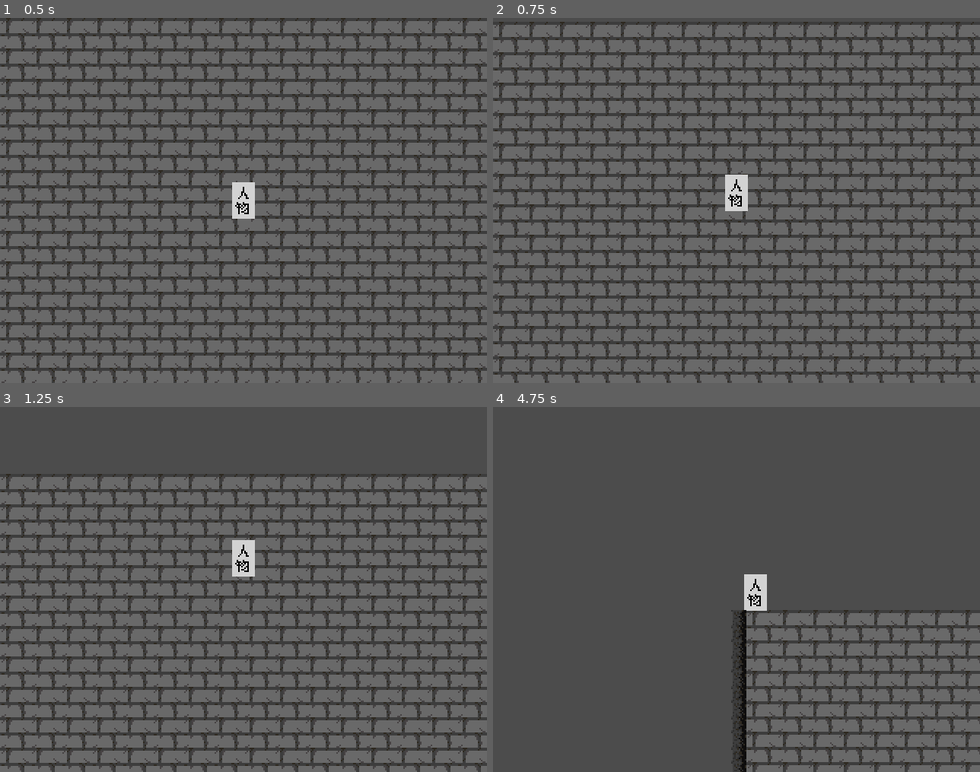
Above: before the commit, frames 1-4 (two rows, left to right).
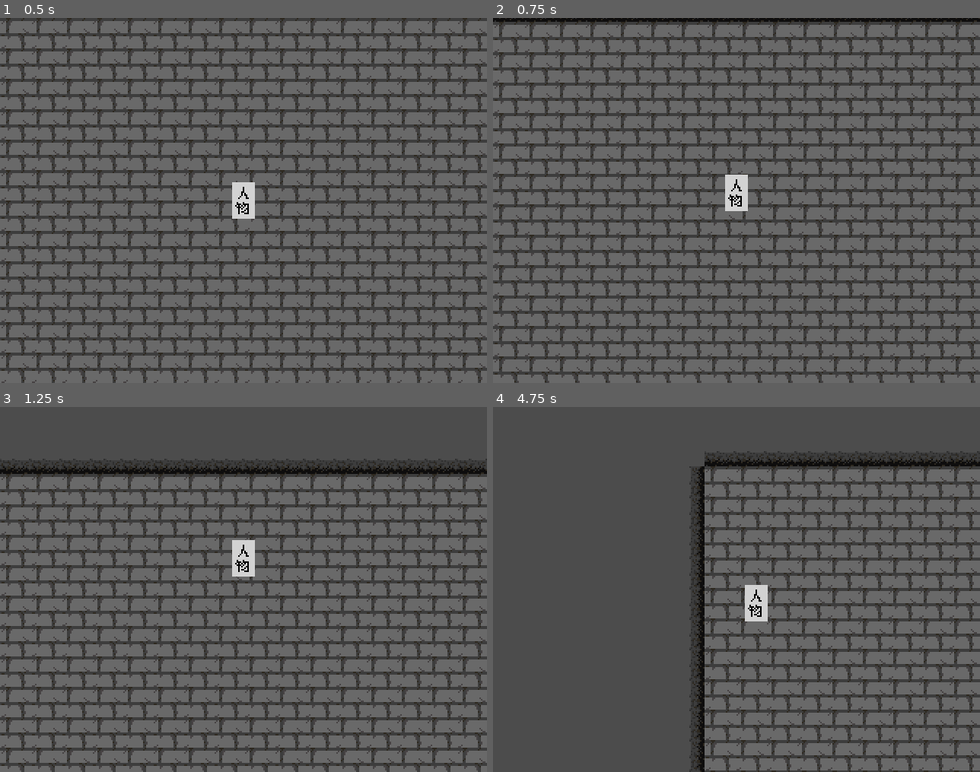
Above: after the commit, the same moments.

Repository: furrylogy/godot-nightedge
Game: Godot game, scene res://test.tscn
The game is run twice, just before and just after one commit, with the same random seed, the same clock (stepped at 60 frames per second) and the same inputs.
Inputs:
- Up to frame 1 (0.5 s): no input
- Up to frame 2 (0.75 s): tap Enter at 0.5 s; hold Up (ui_up) from 0.53 s (still down)
- Up to frame 3 (1.25 s): keep holding Up (ui_up)
- Up to frame 4 (4.75 s): release Up (ui_up) at 2.03 s; hold Left (ui_left) 2.03-3.53 s; hold Down (ui_down) 3.53-4.28 s; hold Right (ui_right) from 4.28 s (still down)

Frame 1 is identical in both runs. In frame 2, 1.0% of the frame differs, in the area x 0-100%, y 0-2%; in frame 3, 2.5%; in frame 4, 33%, in the area x 40-100%, y 12-100%.

Commit message:
test topwall

Diff:
--- a/NightEdge/test.tscn
+++ b/NightEdge/test.tscn
@@ -1,9 +1,12 @@
-[gd_scene load_steps=6 format=2]
+[gd_scene load_steps=7 format=2]
 
 [ext_resource path="res://brick.png" type="Texture" id=1]
 [ext_resource path="res://player/player.tscn" type="PackedScene" id=2]
 [ext_resource path="res://chinabrick.png" type="Texture" id=3]
 [ext_resource path="res://wall.png" type="Texture" id=4]
+
+[sub_resource type="RectangleShape2D" id=2]
+extents = Vector2( 10, 160 )
 
 [sub_resource type="RectangleShape2D" id=1]
 extents = Vector2( 10, 240 )
@@ -26,15 +29,30 @@
 [node name="player" parent="." instance=ExtResource( 2 )]
 position = Vector2( 160, 120 )
 
-[node name="StaticBody2D" type="StaticBody2D" parent="."]
+[node name="StaticBody2D2" type="StaticBody2D" parent="."]
+position = Vector2( 320, 0 )
+rotation = 1.5708
 
-[node name="Wall" type="Sprite" parent="StaticBody2D"]
+[node name="topwall-img" type="Sprite" parent="StaticBody2D2"]
+position = Vector2( -20, 0 )
+texture = ExtResource( 4 )
+centered = false
+region_enabled = true
+region_rect = Rect2( 0, 0, 20, 320 )
+
+[node name="topwall-block" type="CollisionShape2D" parent="StaticBody2D2"]
+position = Vector2( -10, 160 )
+shape = SubResource( 2 )
+
+[node name="leftwall" type="StaticBody2D" parent="."]
+
+[node name="leftwall-img" type="Sprite" parent="leftwall"]
 position = Vector2( -20, 0 )
 texture = ExtResource( 4 )
 centered = false
 region_enabled = true
 region_rect = Rect2( 0, 0, 20, 480 )
 
-[node name="CollisionShape2D" type="CollisionShape2D" parent="StaticBody2D"]
+[node name="leftwall-block" type="CollisionShape2D" parent="leftwall"]
 position = Vector2( -10, 240 )
 shape = SubResource( 1 )
